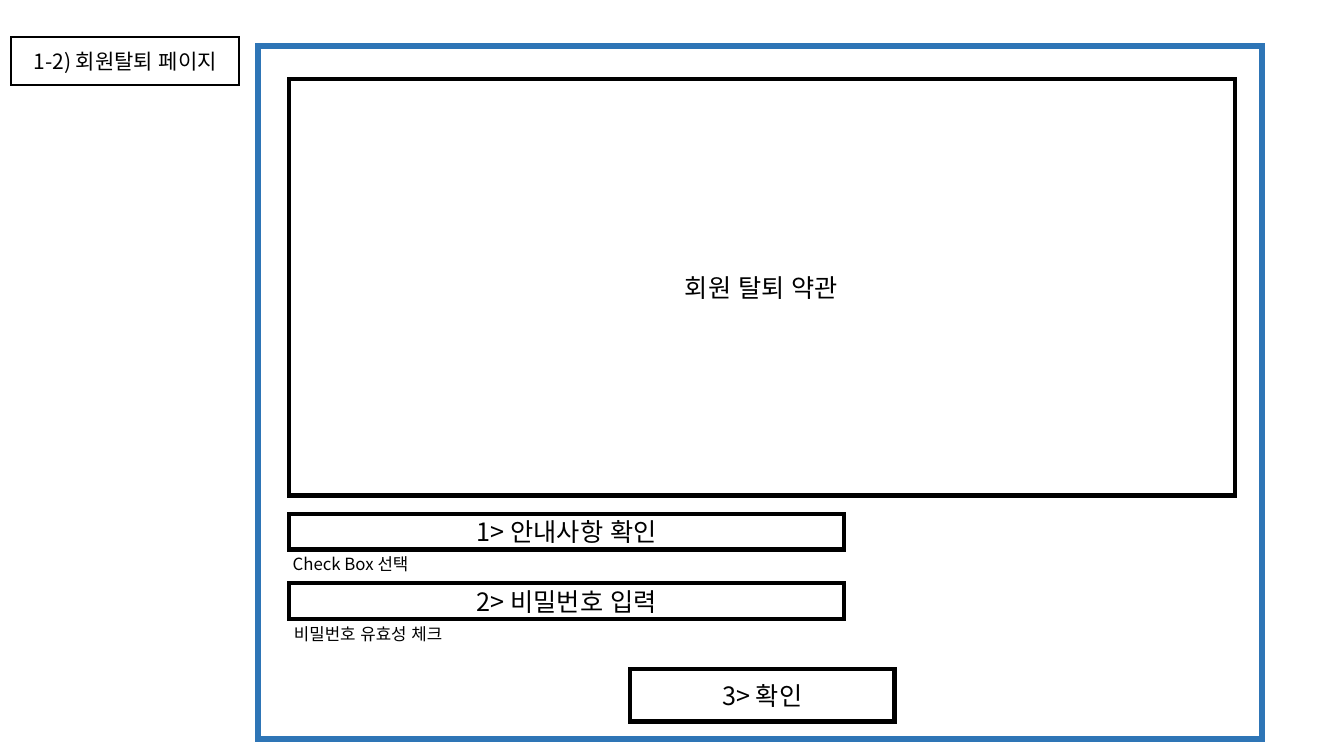
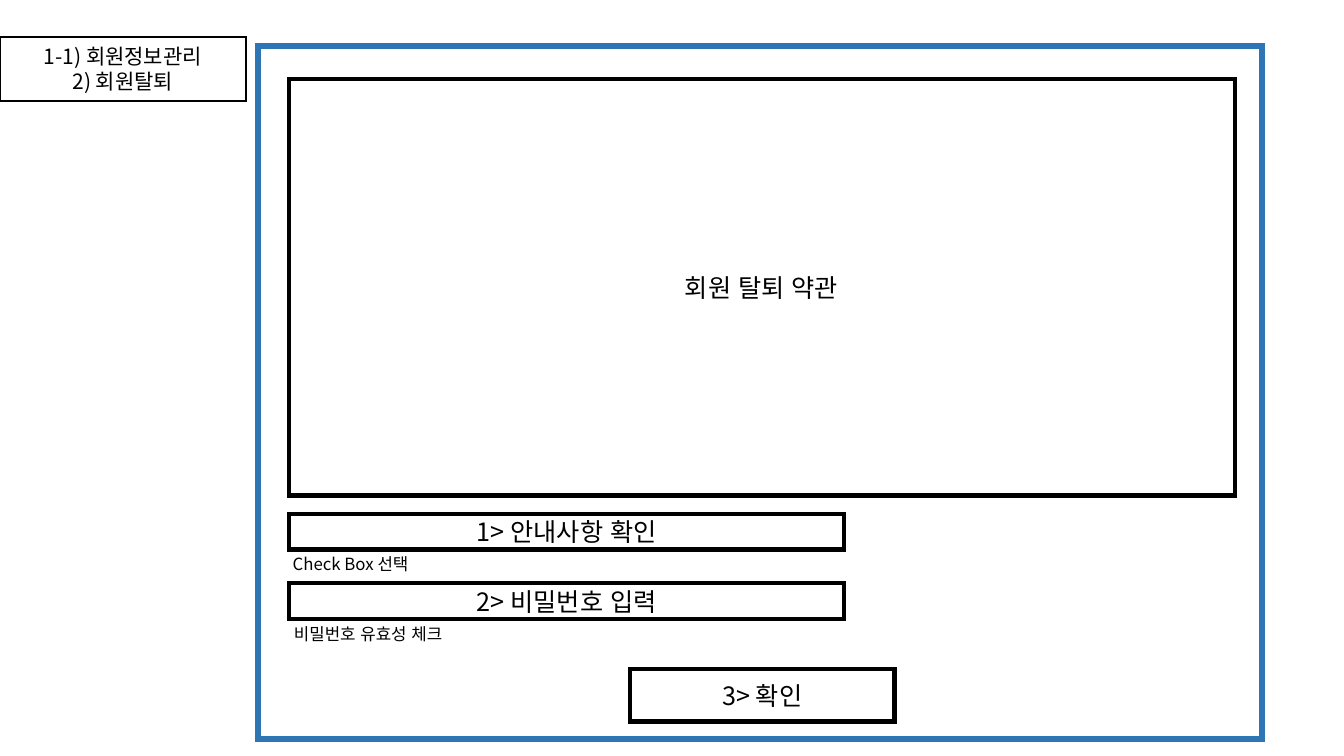
Before and after one commit to KKAKDI/5GONG, a slide deck: slide 7 of 오공 스토리보드.pptx. Drawn at 1344x756 pixels with LibreOffice and Linux fonts; fonts in the diff are those of the drawing. Boxes give left, top, right and bottom in pixels: in the first picture for what was removed or moved away, otherwise in the second. Text is boxed around its words. In the diff, an @@ line names an element or a change of style, - is before the commit and + after.

```diff
--- a/오공 스토리보드.pptx
+++ b/오공 스토리보드.pptx
@@ rectangle "1-1) 회원정보관리" resized from (x1=11, y1=37, x2=239, y2=86) to (x1=0, y1=37, x2=246, y2=101) @@
@@ text in rectangle at (x1=44, y1=46, x2=202, y2=93): text changed @@
-1-2) 회원탈퇴 페이지
+1-1) 회원정보관리
+2) 회원탈퇴
```
Also in this commit, not shown: 6 other slides changed, 10 slides added.
